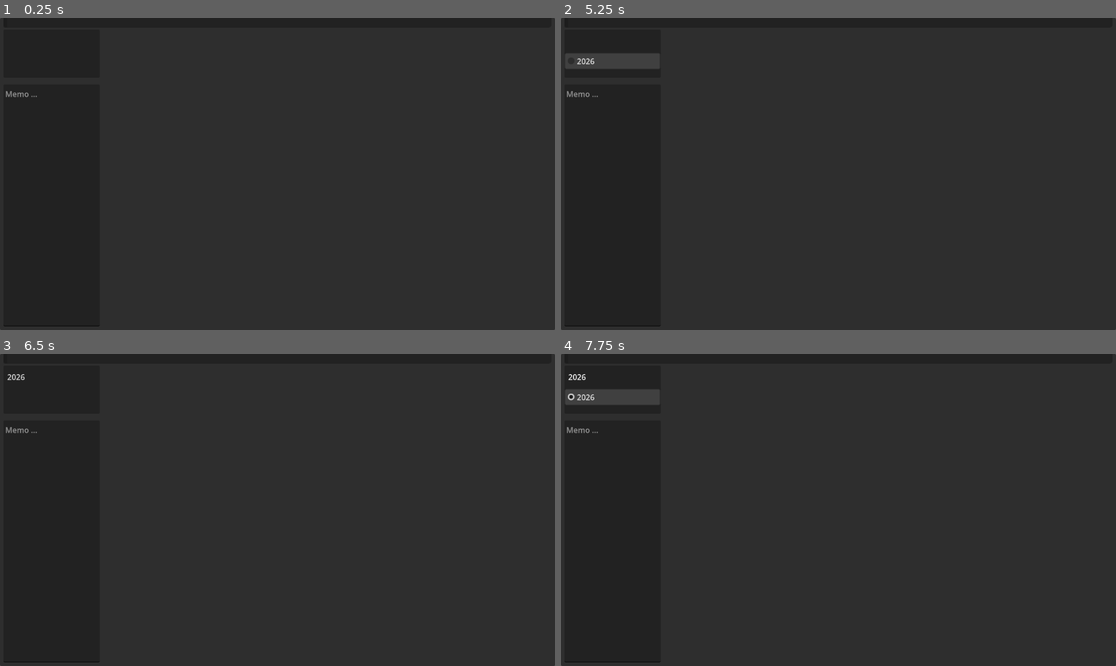
Above: before the commit, frames 1-4 (two rows, left to right).
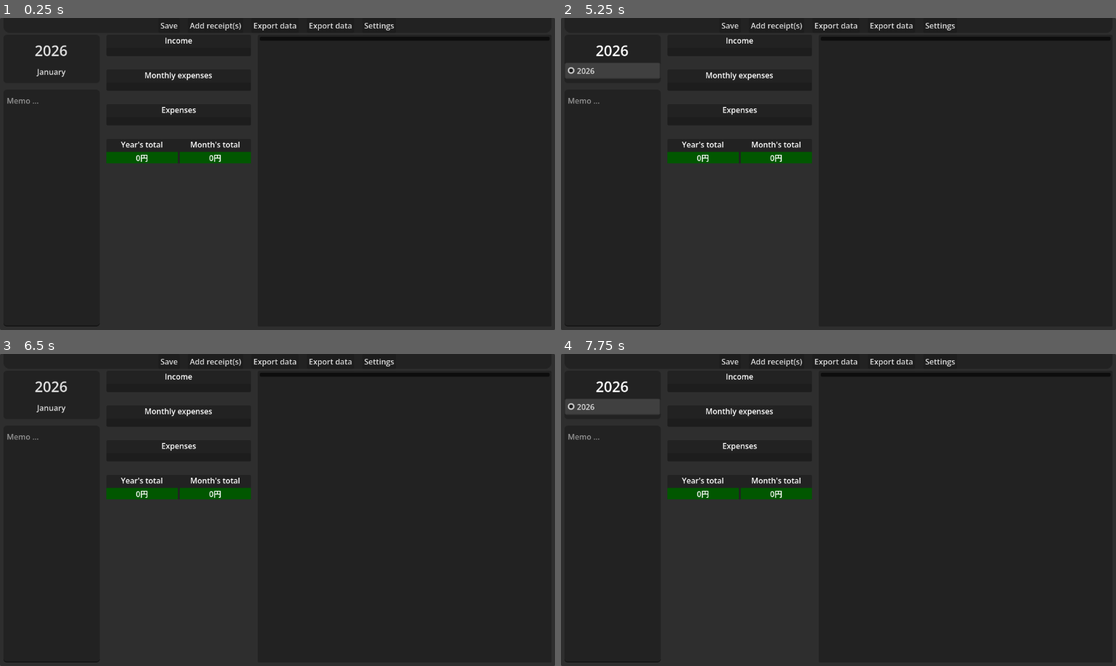
Above: after the commit, the same moments.

Repository: voylin/one_yen
Game: Godot game, scene res://main.tscn
Two runs of this game, one before a commit and one after it. Both use one fixed random seed, a clock stepped at 60 frames per second and the inputs below. Before the commit the project has no main scene; this scene is started directly in both runs.
Inputs (mouse positions are in pixels of both pictures, inside the frame that each line leads up to; where the layout moved, square brackets give the same spot in the first picture):
- Up to frame 1 (0.25 s): no input
- Up to frame 2 (5.25 s): click (566, 24) at 0.52 s; click (727, 24) at 1.25 s, where only the run after the commit has a clickable "Save"; click (777, 24) at 2 s, where only the run after the commit has a clickable "Add receipt(s)"; click (838, 24) at 2.75 s, where only the run after the commit has a clickable "Export data"; click (894, 24) at 3.5 s, where only the run after the commit has a clickable "Export data"; click (938, 24) at 4.25 s, where only the run after the commit has a clickable "Settings"; click (610, 49) [610, 39] at 5 s
- Up to frame 3 (6.5 s): click (49, 407) [49, 400] at 5.75 s
- Up to frame 4 (7.75 s): click (566, 360) at 6.52 s; click "2026" at 7.25 s

The runs differ from the first frame. In frame 1, 2.6% of the frame differs, in the area x 0-99%, y 1-99%; in frame 2, 3.5%; in frame 3, 2.6%; in frame 4, 3.5%.
Error after the commit: Invalid operands 'String' and 'int' in operator '=='. (res://main.gd:44)

Commit message:
Update main scene

Diff:
--- /dev/null
+++ b/src/main.gd
@@ -0,0 +1,186 @@
+extends PanelContainer
+
+# TODO: If any data changes, we should update the 'button_save'
+#	button_save.modulate = COLOR_SAVED
+#	button_save.text = "Save"
+
+
+const PATH: String = "user://data"
+
+const COLOR_SAVED: Color = Color.WHITE
+const COLOR_UNSAVED: Color = Color.RED
+
+
+@export var button_save: Button
+
+@export var option_button_year: OptionButton
+@export var option_button_month: OptionButton
+
+@export var text_edit_memo: TextEdit
+
+
+#---- YEAR/MONTH DATA ---------------------------------------------------------
+var ids: PackedInt64Array ## 202601 (Year-month).
+var memos: PackedStringArray ## Monthly memos.
+var income: Dictionary[String, int] ## Income sources.
+var monthly_expenses: Dictionary[String, int] ## Monthly expenses (rent, ...).
+
+
+var receipt_ids: PackedInt64Array #---- RECEIPT DATA --------------------------
+var receipt_dates: PackedInt64Array ## 20260101 (Year-month-day).
+var descriptions: PackedStringArray ## Purchase/Income description
+var expense_amount: PackedInt64Array ## Amount paid.
+var income_amount: PackedInt64Array ## Amount received.
+var paid_by_card: bool ## Paid by credit card or cash
+
+
+
+func _ready() -> void:
+	load_data()
+	var date: Dictionary = Time.get_date_dict_from_system()
+
+	# Setting the year.
+	for index: int in option_button_year.item_count:
+		if option_button_year.get_item_text(index) == date.year:
+			option_button_year.set_pressed_no_signal(index)
+			break
+	if option_button_year.selected == -1:
+		option_button_year.add_item(date.year, date.year)
+
+	# Setting the month.
+	option_button_month.set_pressed_no_signal(date.month - 1)
+
+	# TODO: Load memo data
+	_load_memo()
+
+
+
+#---- Data handling ----
+
+func save_data() -> void:
+	var file: FileAccess = FileAccess.open(PATH, FileAccess.WRITE)
+	if !file.store_string(var_to_str({
+		#--- Year/month data ---
+		"ids": ids,
+		"memos": memos,
+		"income": income,
+		"monthly_expenses": monthly_expenses,
+
+		#--- Receipts data ---
+		"receipt_ids": receipt_ids,
+		"receipt_dates": receipt_dates,
+		"descriptions": descriptions,
+		"expense_amount": expense_amount,
+		"income_amount": income_amount,
+		"paid_by_card": paid_by_card,
+	})): printerr("Something went wrong storing data to file: ", PATH)
+	button_save.modulate = COLOR_SAVED
+	button_save.text = "Save"
+
+
+func load_data() -> void:
+	var file: FileAccess
+	var data: Dictionary
+
+	if !FileAccess.file_exists(PATH):
+		return
+	file = FileAccess.open(PATH, FileAccess.READ)
+	if !FileAccess.get_open_error():
+		data = str_to_var(file.get_as_text())
+		for key: String in data.keys():
+			set(key, data[key])
+
+	# Collecting list of all years which have data and populate option button.
+	var years: PackedInt32Array = []
+	var current_year: int = Time.get_date_dict_from_system().year
+
+	option_button_year.clear()
+	for id: int in ids: # Each id is build with year-month (202601)
+		var year: int = floori(id / 100.0)
+		option_button_year.add_item(str(year), year)
+		years.append(year)
+	if !years.has(current_year):
+		years.append(current_year)
+	_refresh_option_button_year()
+
+
+#---- Handling - Memo's ----
+
+func _on_memo_text_edit_text_changed() -> void:
+	# Get the year.
+	# Get the month.
+	pass # Replace with function body.
+
+
+
+#---- Buttons ----
+
+func _on_option_button_item_selected() -> void:
+	_load_memo()
+	_load_income()
+	_load_monthly_expenses()
+	_load_receipts()
+
+
+func _on_add_receipts_button_pressed() -> void:
+	var add_receipt_node: PopupPanel = load("uid://cd5ss8wxdm763").instantiate()
+	add_child(add_receipt_node)
+	add_receipt_node.popup_centered()
+
+
+func _on_search_data_button_pressed() -> void:
+	var search_data_node: PopupPanel = load("uid://8a24yq231diy").instantiate()
+	add_child(search_data_node)
+	search_data_node.popup_centered()
+
+
+func _on_export_data_button_pressed() -> void:
+	var export_data_node: PopupPanel = load("uid://dmq7ckygnn8lx").instantiate()
+	add_child(export_data_node)
+	export_data_node.popup_centered()
+
+
+func _on_settings_button_pressed() -> void:
+	var settings_node: PopupPanel = load("uid://btinkb6jw6dn3").instantiate()
+	add_child(settings_node)
+	settings_node.popup_centered()
+
+
+#---- Loaders ----
+
+func _load_income() -> void:
+	pass
+
+
+func _load_monthly_expenses() -> void:
+	pass
+
+
+func _load_receipts() -> void:
+	pass
+
+
+func _load_memo() -> void:
+	var date: int = _get_year() * 100 + _get_month()
+	var index: int = ids.find(date)
+	if index != -1:
+		text_edit_memo.text = memos[index]
+
+#---- Helper functions ----
+
+func _get_year() -> int:
+	return option_button_year.get_selected_id() ## The id is the year.
+
+
+func _get_month() -> int:
+	return option_button_year.get_selected_id() + 1
+
+
+func _refresh_option_button_year() -> void:
+	var years: PackedInt32Array = []
+	for i: int in option_button_year.item_count:
+		years.append(option_button_year.get_item_id(i))
+	years.sort()
+	option_button_year.clear()
+	for year: int in years:
+		option_button_year.add_item(str(year), year)
--- a/src/main.tscn
+++ b/src/main.tscn
@@ -1,4 +1,7 @@
 [gd_scene format=3 uid="uid://dcvdqftrrno15"]
+
+[ext_resource type="Script" uid="uid://bnbpr8nk1wy4e" path="res://main.gd" id="1_ig7tw"]
+[ext_resource type="StyleBox" uid="uid://bgjcwexn4uyp5" path="res://styles/style_box_positive.tres" id="2_0xm2m"]
 
 [sub_resource type="StyleBoxFlat" id="StyleBoxFlat_7dm0k"]
 content_margin_left = 7.0
@@ -18,6 +21,17 @@
 content_margin_right = 0.0
 content_margin_bottom = 0.0
 bg_color = Color(0.1, 0.1, 0.1, 0.6)
+corner_radius_bottom_right = 14
+corner_radius_bottom_left = 14
+
+[sub_resource type="StyleBoxFlat" id="StyleBoxFlat_0xm2m"]
+content_margin_left = 0.0
+content_margin_top = 0.0
+content_margin_right = 0.0
+content_margin_bottom = 0.0
+bg_color = Color(0.1, 0.1, 0.1, 0.6)
+corner_radius_top_left = 7
+corner_radius_top_right = 7
 corner_radius_bottom_right = 7
 corner_radius_bottom_left = 7
 corner_detail = 5
@@ -25,13 +39,53 @@
 [sub_resource type="PlaceholderTexture2D" id="PlaceholderTexture2D_7dm0k"]
 size = Vector2(0, 0)
 
-[node name="Main" type="PanelContainer" unique_id=1307242947]
+[sub_resource type="StyleBoxFlat" id="StyleBoxFlat_h2yge"]
+content_margin_left = 7.0
+content_margin_top = 7.0
+content_margin_right = 7.0
+content_margin_bottom = 7.0
+bg_color = Color(0.1, 0.1, 0.1, 0.6)
+border_width_bottom = 2
+border_color = Color(0, 0, 0, 0.6)
+corner_radius_top_left = 7
+corner_radius_top_right = 7
+corner_radius_bottom_right = 7
+corner_radius_bottom_left = 7
+corner_detail = 5
+
+[sub_resource type="StyleBoxFlat" id="StyleBoxFlat_1bvp3"]
+content_margin_left = 7.0
+content_margin_top = 7.0
+content_margin_right = 7.0
+content_margin_bottom = 7.0
+bg_color = Color(1, 1, 1, 0)
+draw_center = false
+border_width_left = 2
+border_width_top = 2
+border_width_right = 2
+border_width_bottom = 2
+border_color = Color(0.8, 0.8, 0.8, 0.27450982)
+corner_radius_top_left = 3
+corner_radius_top_right = 3
+corner_radius_bottom_right = 3
+corner_radius_bottom_left = 3
+corner_detail = 5
+expand_margin_left = 2.0
+expand_margin_top = 2.0
+expand_margin_right = 2.0
+expand_margin_bottom = 2.0
+
+[node name="Main" type="PanelContainer" unique_id=1307242947 node_paths=PackedStringArray("button_save", "option_button_year", "option_button_month")]
 anchors_preset = 15
 anchor_right = 1.0
 anchor_bottom = 1.0
 grow_horizontal = 2
 grow_vertical = 2
 theme_override_styles/panel = SubResource("StyleBoxFlat_7dm0k")
+script = ExtResource("1_ig7tw")
+button_save = NodePath("VBox/TopContainer/HBox/SaveButton")
+option_button_year = NodePath("VBox/ContentHBox/LeftVBox/YearMonthContainer/VBox/YearOptionButton")
+option_button_month = NodePath("VBox/ContentHBox/LeftVBox/YearMonthContainer/VBox/MonthOptionButton")
 
 [node name="VBox" type="VBoxContainer" parent="." unique_id=793946214]
 layout_mode = 2
@@ -43,9 +97,28 @@
 
 [node name="HBox" type="HBoxContainer" parent="VBox/TopContainer" unique_id=647028784]
 layout_mode = 2
-
-[node name="AddReceiptButton" type="Button" parent="VBox/TopContainer/HBox" unique_id=1991475128]
-layout_mode = 2
+theme_override_constants/separation = 17
+alignment = 1
+
+[node name="SaveButton" type="Button" parent="VBox/TopContainer/HBox" unique_id=247737691]
+layout_mode = 2
+text = "Save"
+
+[node name="AddReceiptsButton" type="Button" parent="VBox/TopContainer/HBox" unique_id=2129731300]
+layout_mode = 2
+text = "Add receipt(s)"
+
+[node name="SearchDataButton" type="Button" parent="VBox/TopContainer/HBox" unique_id=2028574022]
+layout_mode = 2
+text = "Export data"
+
+[node name="ExportDataButton" type="Button" parent="VBox/TopContainer/HBox" unique_id=657392021]
+layout_mode = 2
+text = "Export data"
+
+[node name="SettingsButton" type="Button" parent="VBox/TopContainer/HBox" unique_id=982286791]
+layout_mode = 2
+text = "Settings"
 
 [node name="ContentHBox" type="HBoxContainer" parent="VBox" unique_id=1719499723]
 layout_mode = 2
@@ -59,24 +132,33 @@
 [node name="YearMonthContainer" type="PanelContainer" parent="VBox/ContentHBox/LeftVBox" unique_id=1925610648]
 custom_minimum_size = Vector2(200, 100)
 layout_mode = 2
+theme_override_styles/panel = SubResource("StyleBoxFlat_0xm2m")
 
 [node name="VBox" type="VBoxContainer" parent="VBox/ContentHBox/LeftVBox/YearMonthContainer" unique_id=650467241]
 layout_mode = 2
+alignment = 1
 
 [node name="YearOptionButton" type="OptionButton" parent="VBox/ContentHBox/LeftVBox/YearMonthContainer/VBox" unique_id=1484260241]
 layout_mode = 2
-size_flags_vertical = 3
+size_flags_vertical = 0
+theme_override_font_sizes/font_size = 30
 theme_override_icons/arrow = SubResource("PlaceholderTexture2D_7dm0k")
 flat = true
+alignment = 1
+selected = 0
+allow_reselect = true
 item_count = 1
 popup/item_0/text = "2026"
 popup/item_0/id = 0
 
 [node name="MonthOptionButton" type="OptionButton" parent="VBox/ContentHBox/LeftVBox/YearMonthContainer/VBox" unique_id=571041669]
 layout_mode = 2
-size_flags_vertical = 3
+size_flags_vertical = 4
 theme_override_icons/arrow = SubResource("PlaceholderTexture2D_7dm0k")
 flat = true
+alignment = 1
+selected = 0
+allow_reselect = true
 item_count = 12
 popup/item_0/text = "January"
 popup/item_0/id = 0
@@ -103,7 +185,118 @@
 popup/item_11/text = "December"
 popup/item_11/id = 11
 
-[node name="TextEdit" type="TextEdit" parent="VBox/ContentHBox/LeftVBox" unique_id=535051839]
+[node name="MemoTextEdit" type="TextEdit" parent="VBox/ContentHBox/LeftVBox" unique_id=535051839]
 layout_mode = 2
 size_flags_vertical = 3
+theme_override_styles/normal = SubResource("StyleBoxFlat_h2yge")
+theme_override_styles/focus = SubResource("StyleBoxFlat_1bvp3")
 placeholder_text = "Memo ..."
+
+[node name="MiddleVBox" type="VBoxContainer" parent="VBox/ContentHBox" unique_id=200815516]
+custom_minimum_size = Vector2(300, 0)
+layout_mode = 2
+theme_override_constants/separation = 28
+
+[node name="IncomePanel" type="PanelContainer" parent="VBox/ContentHBox/MiddleVBox" unique_id=1700538968]
+layout_mode = 2
+
+[node name="VBox" type="VBoxContainer" parent="VBox/ContentHBox/MiddleVBox/IncomePanel" unique_id=545422448]
+layout_mode = 2
+
+[node name="IncomeLabel" type="Label" parent="VBox/ContentHBox/MiddleVBox/IncomePanel/VBox" unique_id=1481878037]
+layout_mode = 2
+text = "Income"
+horizontal_alignment = 1
+
+[node name="IncomeTree" type="Tree" parent="VBox/ContentHBox/MiddleVBox/IncomePanel/VBox" unique_id=683497514]
+layout_mode = 2
+columns = 2
+hide_folding = true
+hide_root = true
+
+[node name="MonthlyExpensePanel" type="PanelContainer" parent="VBox/ContentHBox/MiddleVBox" unique_id=1378496201]
+layout_mode = 2
+
+[node name="VBox" type="VBoxContainer" parent="VBox/ContentHBox/MiddleVBox/MonthlyExpensePanel" unique_id=1172478012]
+layout_mode = 2
+
+[node name="MonthlyExpenseLabel" type="Label" parent="VBox/ContentHBox/MiddleVBox/MonthlyExpensePanel/VBox" unique_id=1879164100]
+layout_mode = 2
+text = "Monthly expenses"
+horizontal_alignment = 1
+
+[node name="MonthlyExpensesTree" type="Tree" parent="VBox/ContentHBox/MiddleVBox/MonthlyExpensePanel/VBox" unique_id=1202183236]
+layout_mode = 2
+columns = 2
+hide_folding = true
+hide_root = true
+
+[node name="ExpensesPanel" type="PanelContainer" parent="VBox/ContentHBox/MiddleVBox" unique_id=1187940507]
+layout_mode = 2
+
+[node name="VBox" type="VBoxContainer" parent="VBox/ContentHBox/MiddleVBox/ExpensesPanel" unique_id=1924100775]
+layout_mode = 2
+
+[node name="ExpensesLabel" type="Label" parent="VBox/ContentHBox/MiddleVBox/ExpensesPanel/VBox" unique_id=679478496]
+layout_mode = 2
+text = "Expenses"
+horizontal_alignment = 1
+
+[node name="ExpensesTree" type="Tree" parent="VBox/ContentHBox/MiddleVBox/ExpensesPanel/VBox" unique_id=946825238]
+layout_mode = 2
+columns = 2
+hide_folding = true
+hide_root = true
+
+[node name="SummaryPanel" type="PanelContainer" parent="VBox/ContentHBox/MiddleVBox" unique_id=1451808066]
+layout_mode = 2
+
+[node name="SummaryGrid" type="GridContainer" parent="VBox/ContentHBox/MiddleVBox/SummaryPanel" unique_id=2000369198]
+layout_mode = 2
+columns = 2
+
+[node name="YearTotalLabel" type="Label" parent="VBox/ContentHBox/MiddleVBox/SummaryPanel/SummaryGrid" unique_id=901183377]
+layout_mode = 2
+size_flags_horizontal = 3
+text = "Year's total"
+horizontal_alignment = 1
+vertical_alignment = 1
+
+[node name="MonthTotalLabel" type="Label" parent="VBox/ContentHBox/MiddleVBox/SummaryPanel/SummaryGrid" unique_id=510915525]
+layout_mode = 2
+size_flags_horizontal = 3
+text = "Month's total"
+horizontal_alignment = 1
+vertical_alignment = 1
+
+[node name="YearAmountLabel" type="Label" parent="VBox/ContentHBox/MiddleVBox/SummaryPanel/SummaryGrid" unique_id=2111314295]
+layout_mode = 2
+theme_override_styles/normal = ExtResource("2_0xm2m")
+text = "0円"
+horizontal_alignment = 1
+vertical_alignment = 1
+
+[node name="MonthAmountLabel" type="Label" parent="VBox/ContentHBox/MiddleVBox/SummaryPanel/SummaryGrid" unique_id=191978961]
+layout_mode = 2
+theme_override_styles/normal = ExtResource("2_0xm2m")
+text = "0円"
+horizontal_alignment = 1
+vertical_alignment = 1
+
+[node name="ReceiptTree" type="Tree" parent="VBox/ContentHBox" unique_id=332942668]
+layout_mode = 2
+size_flags_horizontal = 3
+size_flags_vertical = 3
+column_titles_visible = true
+hide_folding = true
+hide_root = true
+scroll_horizontal_enabled = false
+
+[connection signal="pressed" from="VBox/TopContainer/HBox/SaveButton" to="." method="save_data"]
+[connection signal="pressed" from="VBox/TopContainer/HBox/AddReceiptsButton" to="." method="_on_add_receipts_button_pressed"]
+[connection signal="pressed" from="VBox/TopContainer/HBox/SearchDataButton" to="." method="_on_search_data_button_pressed"]
+[connection signal="pressed" from="VBox/TopContainer/HBox/ExportDataButton" to="." method="_on_export_data_button_pressed"]
+[connection signal="pressed" from="VBox/TopContainer/HBox/SettingsButton" to="." method="_on_settings_button_pressed"]
+[connection signal="item_selected" from="VBox/ContentHBox/LeftVBox/YearMonthContainer/VBox/YearOptionButton" to="." method="_on_option_button_item_selected" unbinds=1]
+[connection signal="item_selected" from="VBox/ContentHBox/LeftVBox/YearMonthContainer/VBox/MonthOptionButton" to="." method="_on_option_button_item_selected" unbinds=1]
+[connection signal="text_changed" from="VBox/ContentHBox/LeftVBox/MemoTextEdit" to="." method="_on_memo_text_edit_text_changed"]
--- a/src/project.godot
+++ b/src/project.godot
@@ -13,6 +13,7 @@
 config/name="One Yen"
 config/description="With One Yen you can track your money without having to worry that bigger companies are going to use that data. Everything stay's on your system and yours alone."
 config/version="0.1"
+run/main_scene="uid://dcvdqftrrno15"
 config/use_custom_user_dir=true
 config/custom_user_dir_name="one_yen"
 config/auto_accept_quit=false
@@ -20,6 +21,17 @@
 run/low_processor_mode=true
 boot_splash/show_image=false
 config/icon="res://icon.svg"
+
+[file_customization]
+
+folder_colors={
+"res://styles/": "green",
+"res://translations/": "gray"
+}
+
+[internationalization]
+
+locale/translations_pot_files=PackedStringArray("res://main.gd", "res://main.tscn")
 
 [physics]
 
--- /dev/null
+++ b/src/styles/style_box_negative.tres
@@ -0,0 +1,4 @@
+[gd_resource type="StyleBoxFlat" format=3 uid="uid://cdcxuf2lgp23t"]
+
+[resource]
+bg_color = Color(0.42850378, 0, 0.03003792, 1)
--- /dev/null
+++ b/src/styles/style_box_positive.tres
@@ -0,0 +1,4 @@
+[gd_resource type="StyleBoxFlat" format=3 uid="uid://bgjcwexn4uyp5"]
+
+[resource]
+bg_color = Color(0.0045614354, 0.34254676, 6.738305e-07, 1)
Not shown, added: src/main.gd.uid
